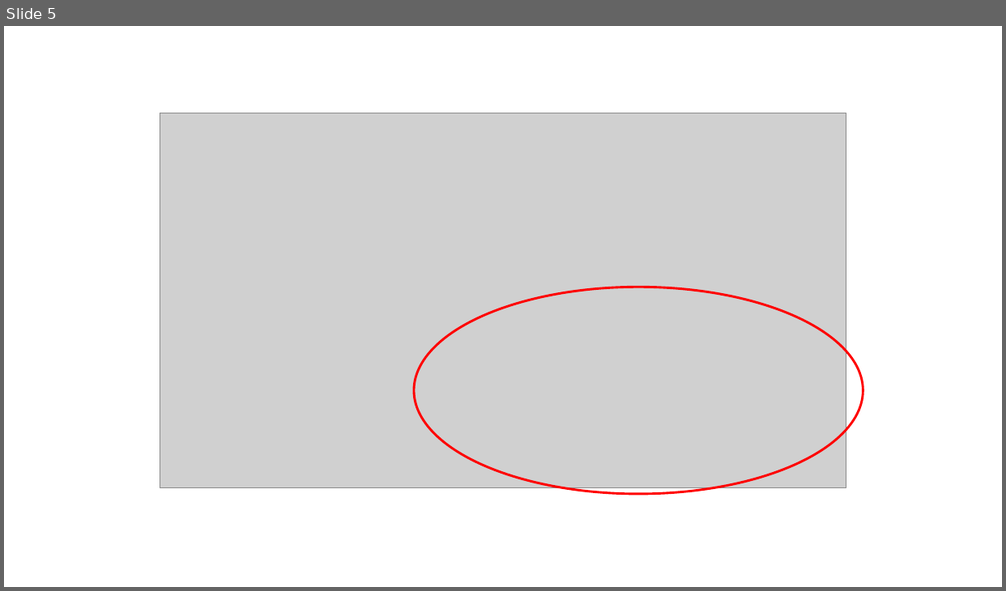
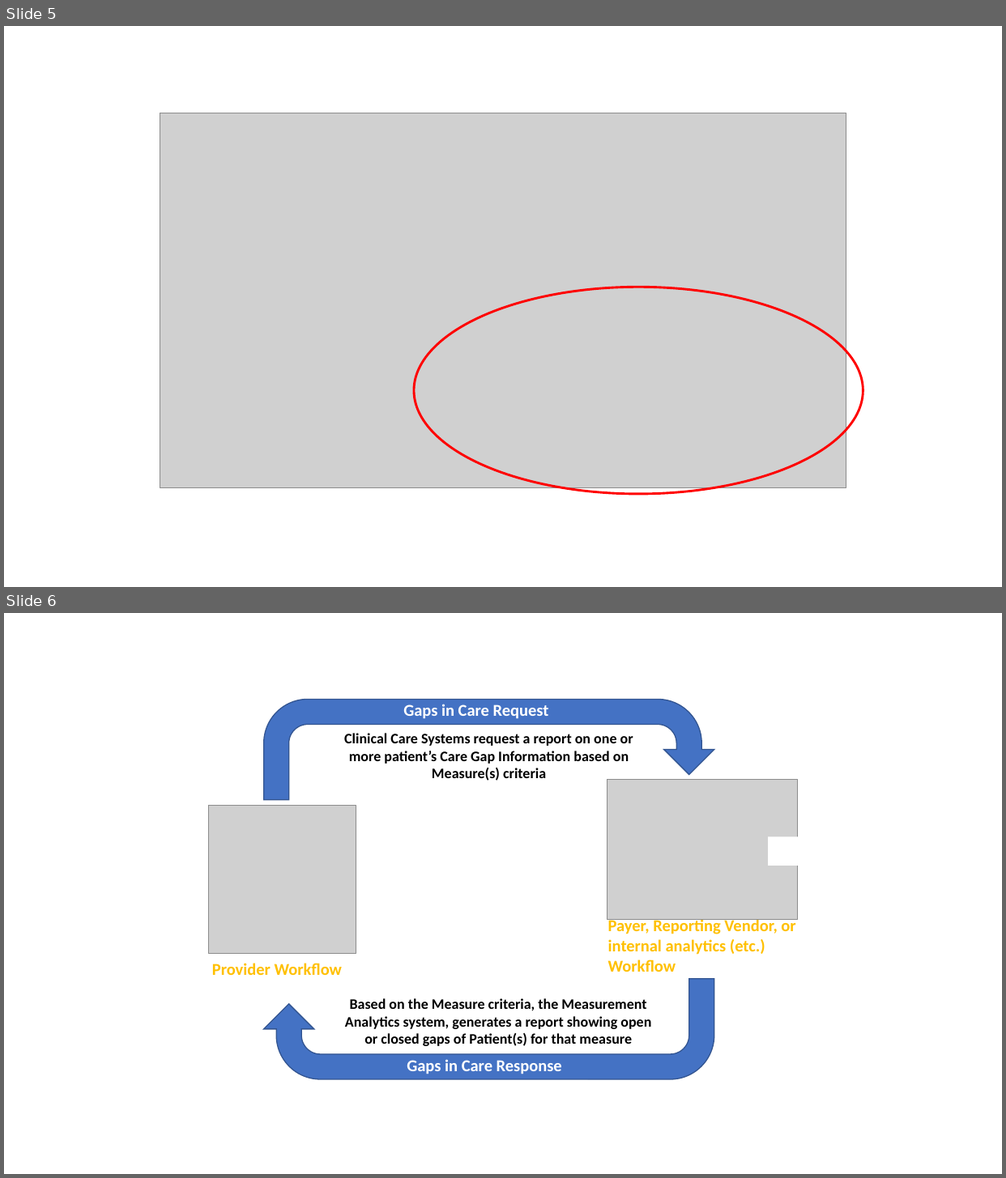
Before and after one commit to HL7/davinci-deqm, a slide deck: input/images/source/Gaps in Care Graphics.pptx. Shown one above the other, each under a label of ours: slide 5 before the commit, slides 5 and 6 after it. The pictures are 1006x591 and 1006x1178 pixels, drawn with LibreOffice and Linux fonts; fonts in the diff are those of the drawing; grey boxes stand for pictures. Boxes give left, top, right and bottom in pixels: in the first picture for what was removed or moved away, otherwise in the second. Text is boxed around its words. In the diff, an @@ line names an element or a change of style, - is before the commit and + after.

Commit message:
updated figure 2-13, also renamed the image to gic-reporting-flow.png in gaps-in-care-reporting.md. Removed NewDiagramsForIntro.pptx from source (images are in Gaps in Care Graphics.pptx) removed Timeline - Retrospective and Prospective.vsdx (moved the image to Prospective and Retrospective Use Case.vsdx)

```diff
--- a/input/images/source/Gaps in Care Graphics.pptx
+++ b/input/images/source/Gaps in Care Graphics.pptx
@@ slide 6 added at bbox=[4, 613, 1002, 1174], background #FFFFFF @@
@@ uturn arrow added at bbox=[264, 699, 714, 799], fill #4472C4, outline #325491 1 pt @@
@@ text added at bbox=[403, 704, 549, 719], 16 pt, text #FFFFFF, bold @@
+Gaps in Care Request
@@ text added at bbox=[344, 733, 633, 781], 14 pt, text #000000, bold @@
+Clinical Care Systems request a report on one or more patient’s Care Gap Information based on Measure(s) criteria
@@ picture added at bbox=[607, 779, 799, 919] @@
@@ picture added at bbox=[208, 806, 356, 953] @@
@@ rectangle added at bbox=[769, 837, 805, 865], fill #FFFFFF @@
@@ text added at bbox=[608, 918, 795, 972], 16 pt, text #FFC000, bold @@
+Payer, Reporting Vendor, or internal analytics (etc.) Workflow
@@ text added at bbox=[212, 963, 342, 975], 16 pt, text #FFC000, bold @@
+Provider Workflow
@@ uturn arrow added at bbox=[264, 979, 714, 1080], fill #4472C4, outline #325491 1 pt @@
@@ text added at bbox=[345, 999, 651, 1046], 14 pt, text #000000, bold @@
+Based on the Measure criteria, the Measurement Analytics system, generates a report showing open or closed gaps of Patient(s) for that measure
@@ text added at bbox=[407, 1059, 562, 1075], 16 pt, text #FFFFFF, bold @@
+Gaps in Care Response
```
Also in this commit, not shown: 1 slide changed, 6 other files.
